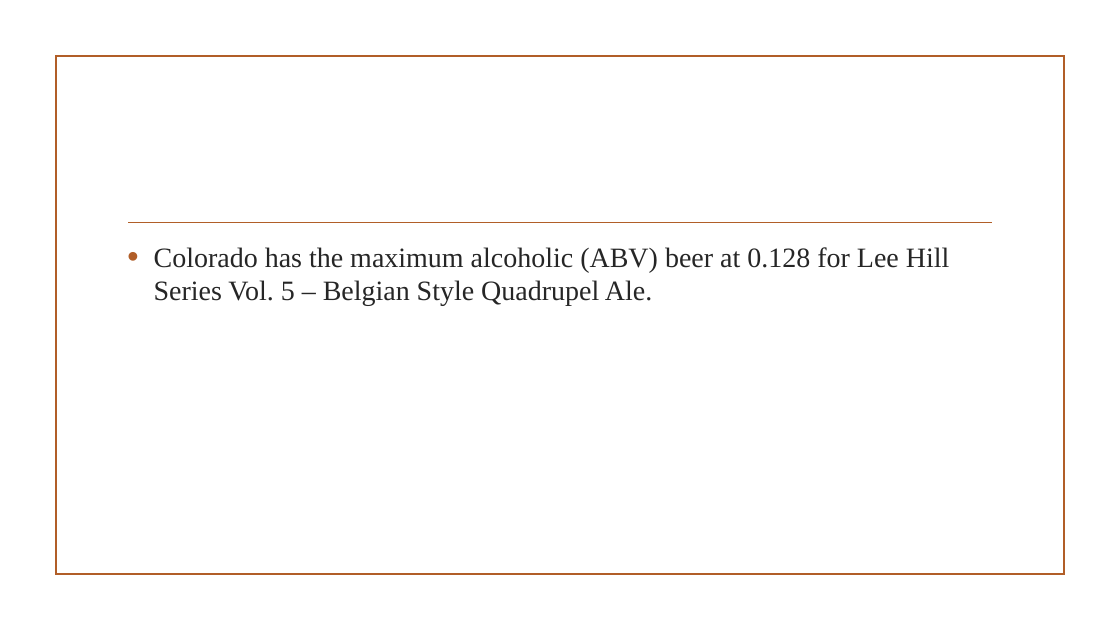
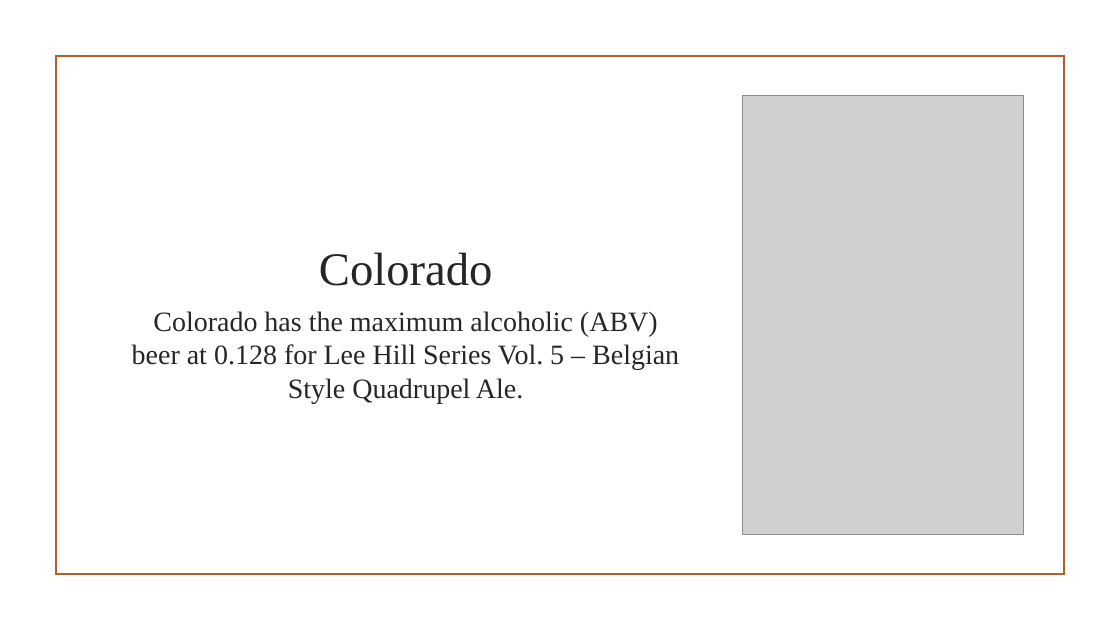
Before and after one commit to daveknockwin/MSDSCaseStudy1, a slide deck: slide 16 of The Pursuit of Hoppiness.pptx (slide 14 before the commit). Drawn at 1120x630 pixels with LibreOffice and Linux fonts; fonts in the diff are those of the drawing; grey boxes stand for pictures; background and template pictures are left out. Boxes give left, top, right and bottom in pixels: in the first picture for what was removed or moved away, otherwise in the second. Text is boxed around its words. In the diff, an @@ line names an element or a change of style, - is before the commit and + after.

```diff
--- a/The Pursuit of Hoppiness.pptx
+++ b/The Pursuit of Hoppiness.pptx
@@ picture added at (x1=743, y1=96, x2=1024, y2=534) @@
@@ line removed from (129, 223) to (992, 223) @@
@@ title added at (x1=319, y1=252, x2=493, y2=286), 40 pt, text #262626 @@
+Colorado
@@ text "Colorado has the maximum alcoholic ..." moved from (x1=154, y1=247, x2=950, y2=306) to (x1=132, y1=311, x2=679, y2=404) @@
@@ text "Colorado has the maximum alcoholic ..." at (x1=132, y1=311, x2=679, y2=404): alignment left to centre; bullet • to none @@
```
Also in this commit, not shown: 16 other slides changed, 8 slides added, 3 slides removed.
